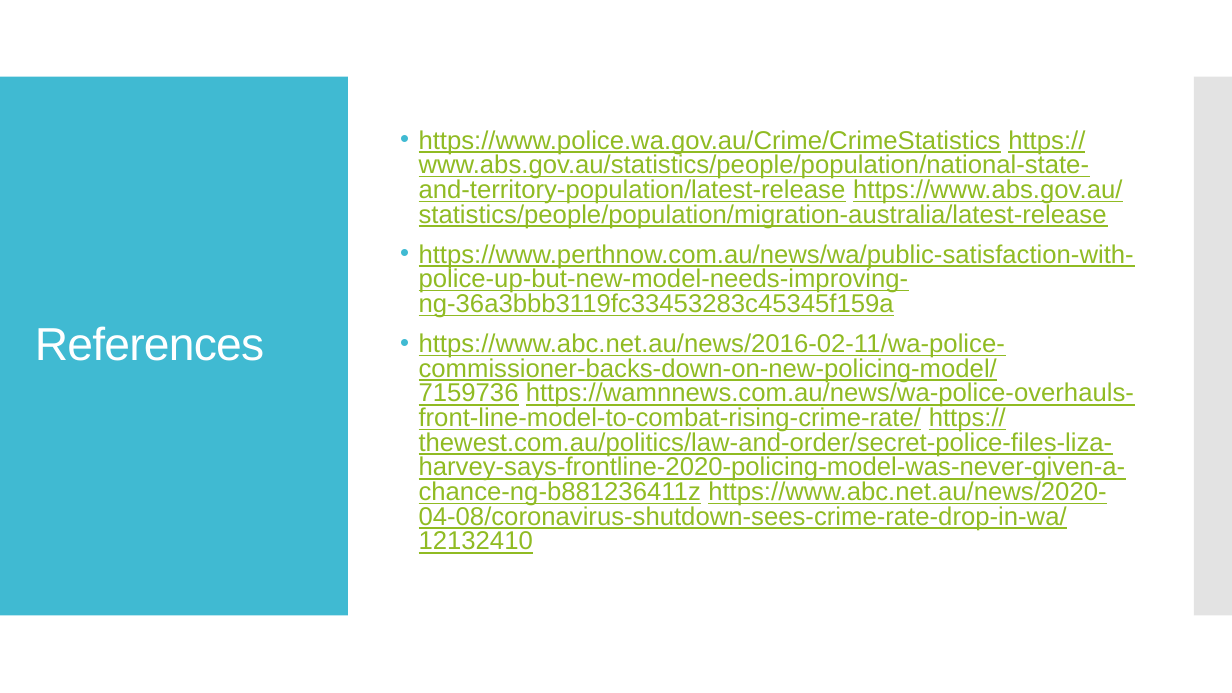
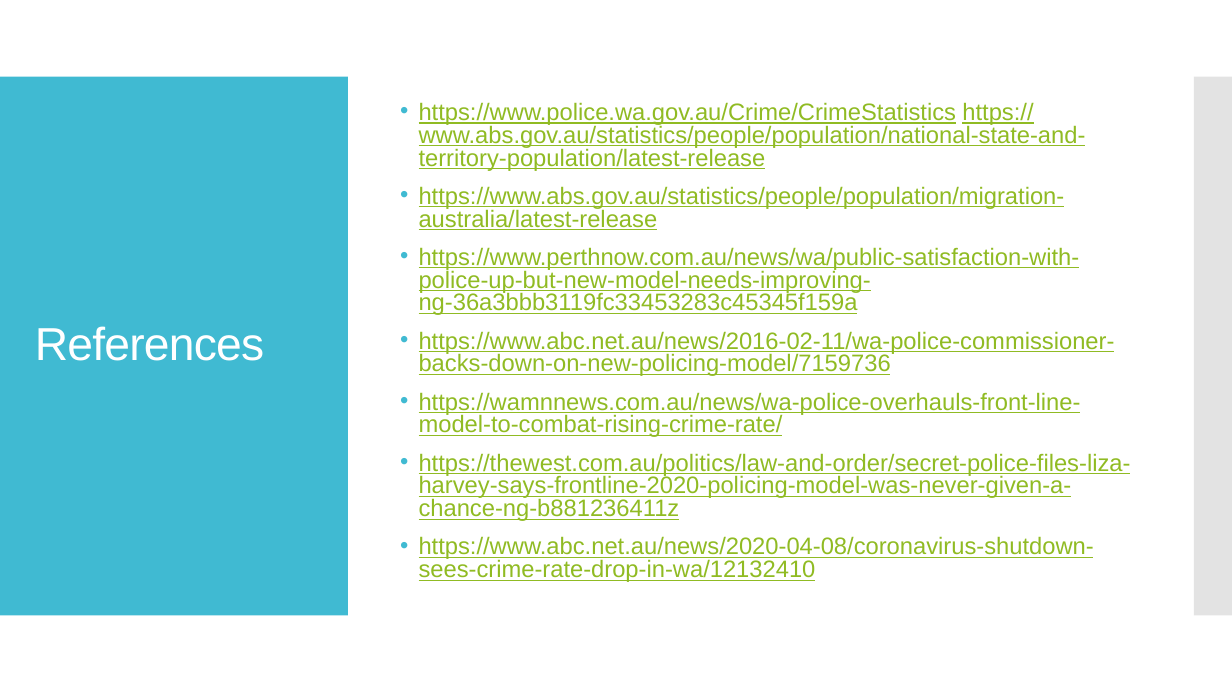
Before and after one commit to DrishP98/Project-1-, a slide deck: slide 12 of crime_data_wa_final.pptx. Drawn at 1232x693 pixels with LibreOffice and Linux fonts; fonts in the diff are those of the drawing. Boxes give left, top, right and bottom in pixels: in the first picture for what was removed or moved away, otherwise in the second. Text is boxed around its words. In the diff, an @@ line names an element or a change of style, - is before the commit and + after.

```diff
--- a/crime_data_wa_final.pptx
+++ b/crime_data_wa_final.pptx
@@ text at (419, 102, 1086, 230): text changed; size 20 to 18.5 pt @@
-• https://www.police.wa.gov.au/Crime/CrimeStatistics https://www.abs.gov.au/statistics/people/population/national-state-and-territory-population/latest-release https://www.abs.gov.au/statistics/people/population/migration-australia/latest-release
+• https://www.police.wa.gov.au/Crime/CrimeStatistics https://www.abs.gov.au/statistics/people/population/national-state-and-territory-population/latest-release
+• https://www.abs.gov.au/statistics/people/population/migration-australia/latest-release
@@ text at (419, 247, 1080, 315): size 20 to 18.5 pt in "https://www.perthnow.com.au/news/wa/public-satisfaction-with ..." @@
@@ text at (419, 331, 1131, 582): text changed; size 20 to 18.5 pt @@
-• https://www.abc.net.au/news/2016-02-11/wa-police-commissioner-backs-down-on-new-policing-model/7159736 https://wamnnews.com.au/news/wa-police-overhauls-front-line-model-to-combat-rising-crime-rate/ https://thewest.com.au/politics/law-and-order/secret-police-files-liza-harvey-says-frontline-2020-policing-model-was-never-given-a-chance-ng-b881236411z https://www.abc.net.au/news/2020-04-08/coronavirus-shutdown-sees-crime-rate-drop-in-wa/12132410
+• https://www.abc.net.au/news/2016-02-11/wa-police-commissioner-backs-down-on-new-policing-model/7159736
+• https://wamnnews.com.au/news/wa-police-overhauls-front-line-model-to-combat-rising-crime-rate/
+• https://thewest.com.au/politics/law-and-order/secret-police-files-liza-harvey-says-frontline-2020-policing-model-was-never-given-a-chance-ng-b881236411z
+• https://www.abc.net.au/news/2020-04-08/coronavirus-shutdown-sees-crime-rate-drop-in-wa/12132410
```
